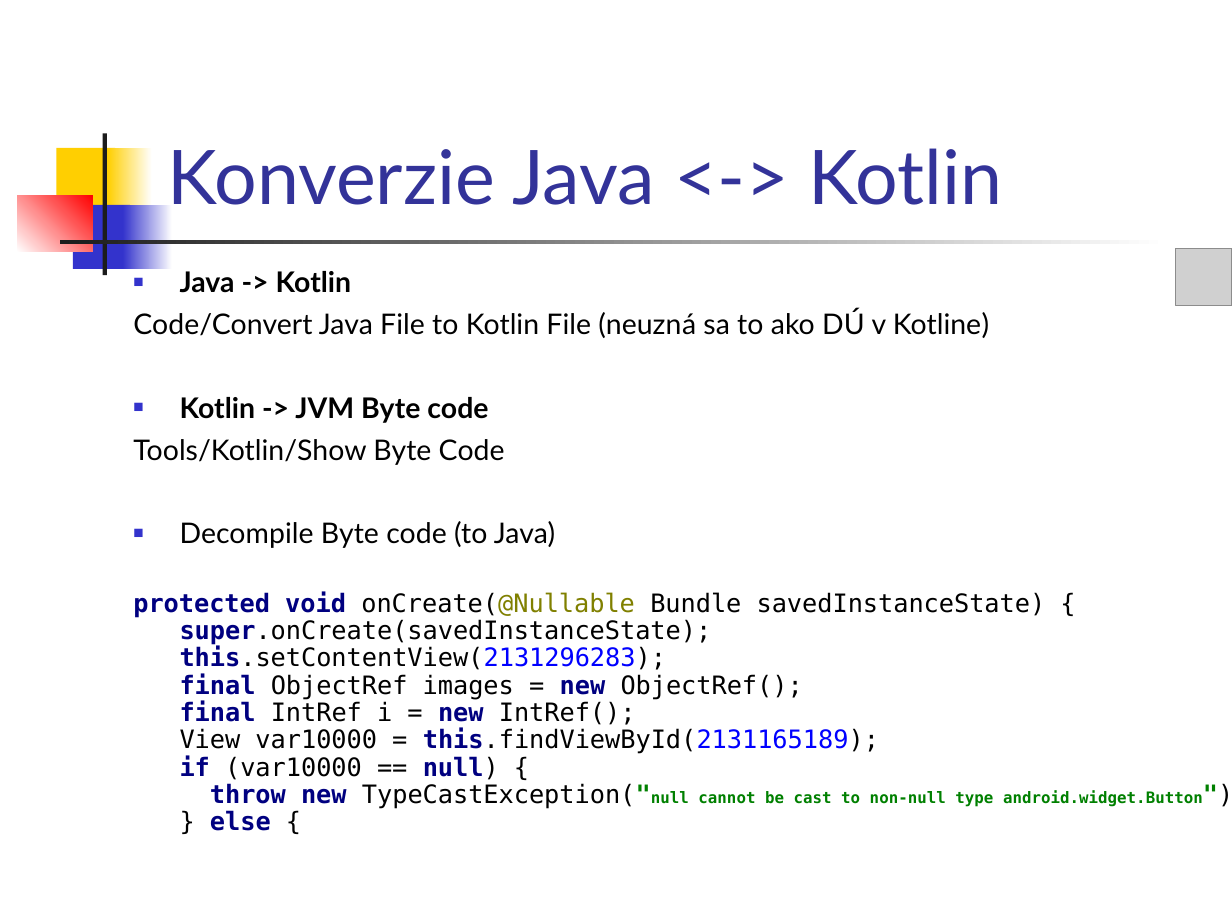
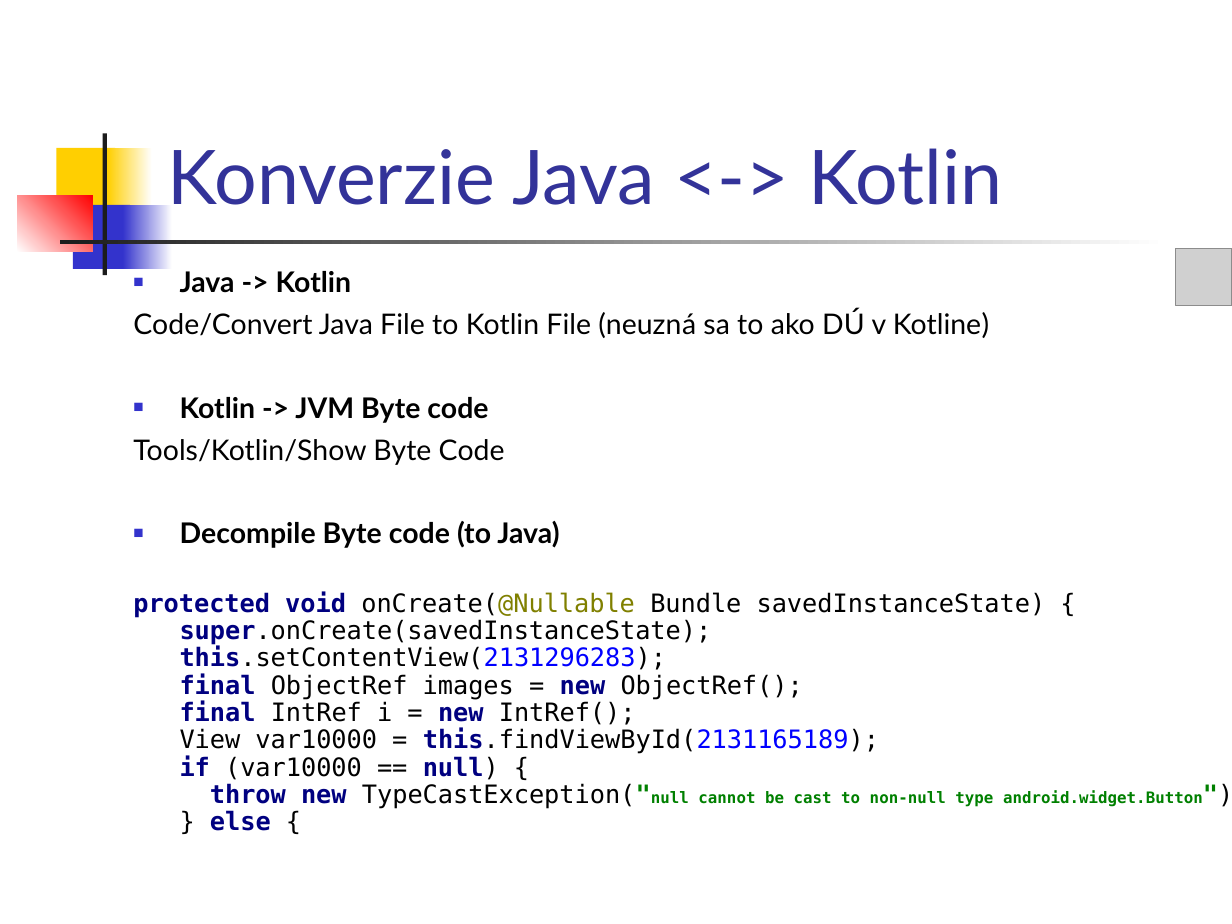
Before and after one commit to vmandro/Prednasky, a slide deck: slide 22 of 04/04_Android.ppt. Drawn at 1232x924 pixels with LibreOffice and Linux fonts; fonts in the diff are those of the drawing; grey boxes stand for pictures. Boxes give left, top, right and bottom in pixels: in the first picture for what was removed or moved away, otherwise in the second. Text is boxed around its words. In the diff, an @@ line names an element or a change of style, - is before the commit and + after.

```diff
--- a/04/04_Android.ppt
+++ b/04/04_Android.ppt
@@ text at (x1=180, y1=521, x2=559, y2=548): bold on in "Decompile Byte code (to Java)" @@
```
Also in this commit, not shown: 14 other slides changed, 2 slides added, 6 slides removed, 1 other file.
